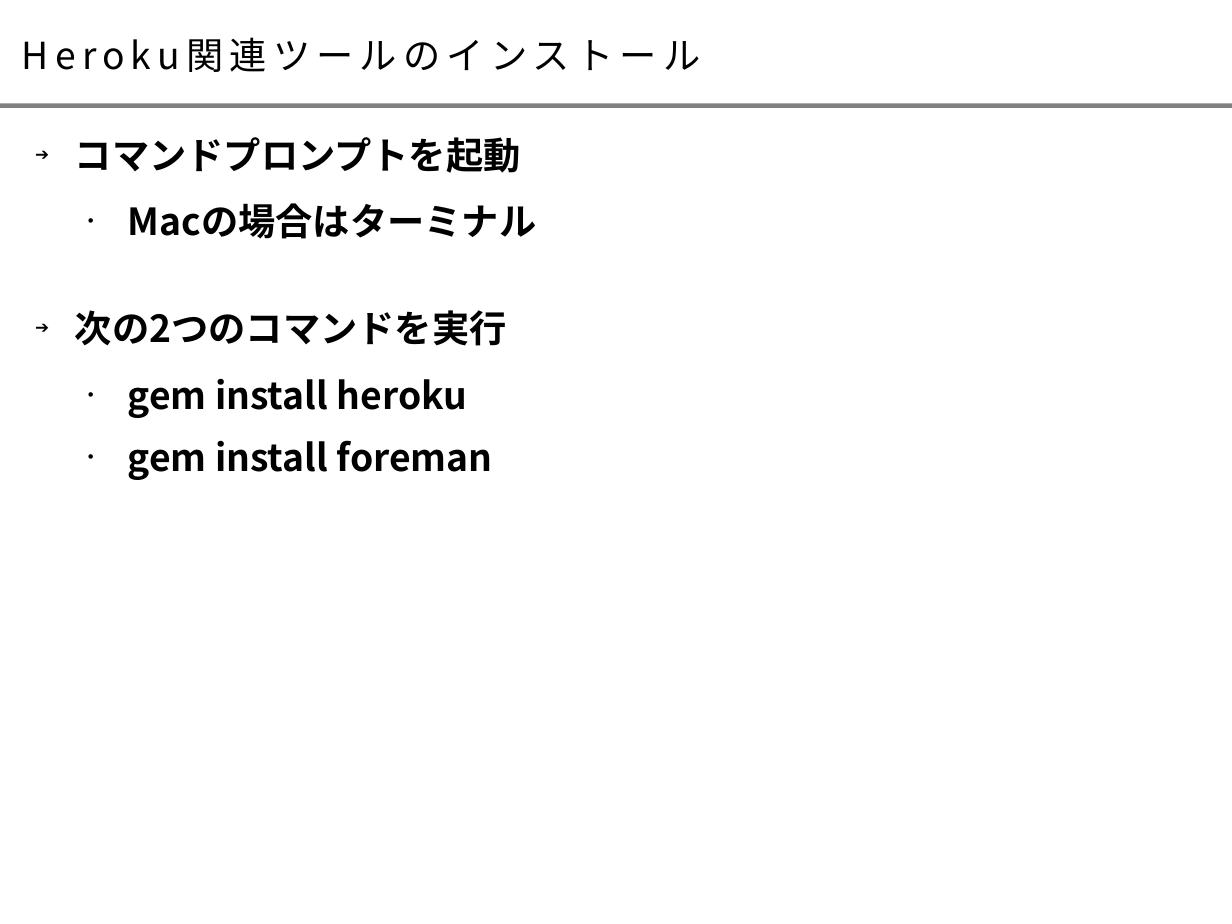
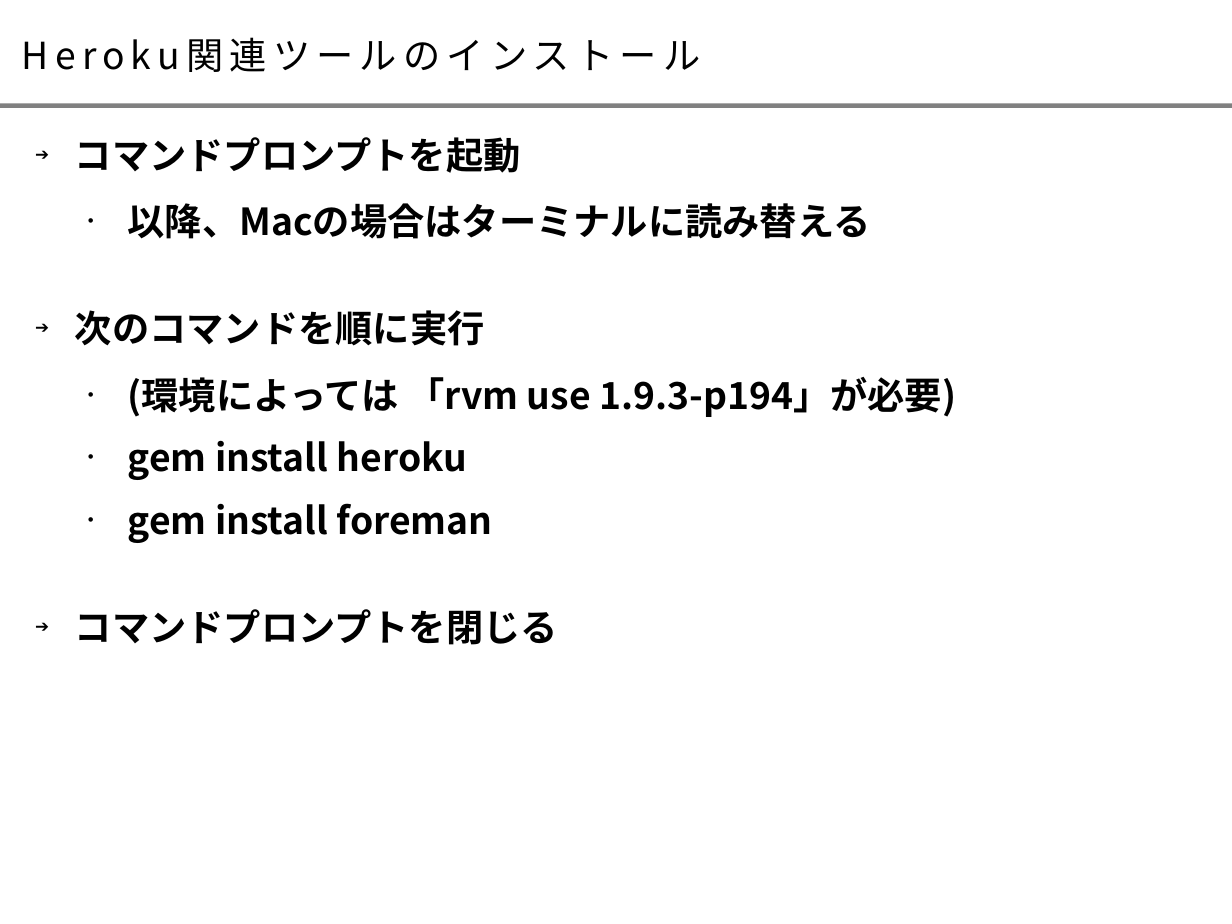
Before and after one commit to takaokouji/sitw16-hello, a slide deck: slide 6 of doc/startup_ruby_paas.odp (slide 9 before the commit). Drawn at 1232x924 pixels with LibreOffice and Linux fonts; fonts in the diff are those of the drawing. Boxes give left, top, right and bottom in pixels: in the first picture for what was removed or moved away, otherwise in the second. Text is boxed around its words. In the diff, an @@ line names an element or a change of style, - is before the commit and + after.

Commit message:
ノートを追記した

```diff
--- a/doc/startup_ruby_paas.odp
+++ b/doc/startup_ruby_paas.odp
@@ text at (x1=75, y1=203, x2=956, y2=417): text changed @@
-  • Macの場合はターミナル
-➔ 次の2つのコマンドを実行
+  • 以降、Macの場合はターミナルに読み替える
+➔ 次のコマンドを順に実行
+  • (環境によっては 「rvm use 1.9.3-p194」が必要)
@@ text at (x1=75, y1=609, x2=558, y2=645): paragraph added @@
+➔ コマンドプロンプトを閉じる
```
Also in this commit, not shown: 8 other slides changed, 4 slides removed.
